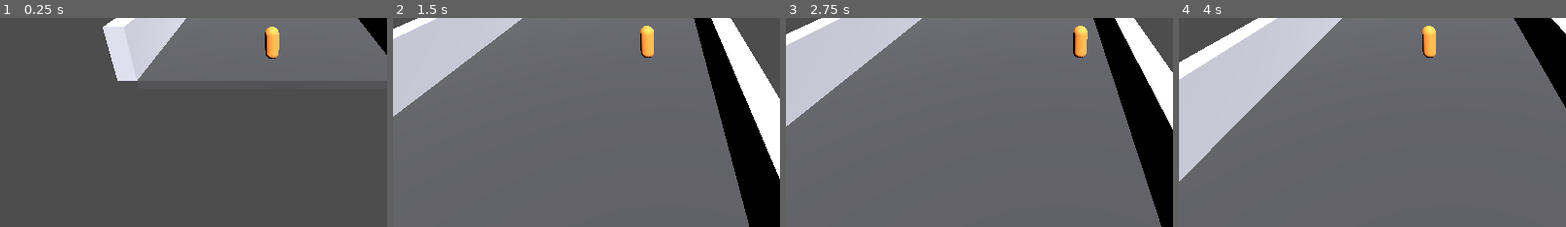
Above: before the commit, frames 1-4 (left to right).
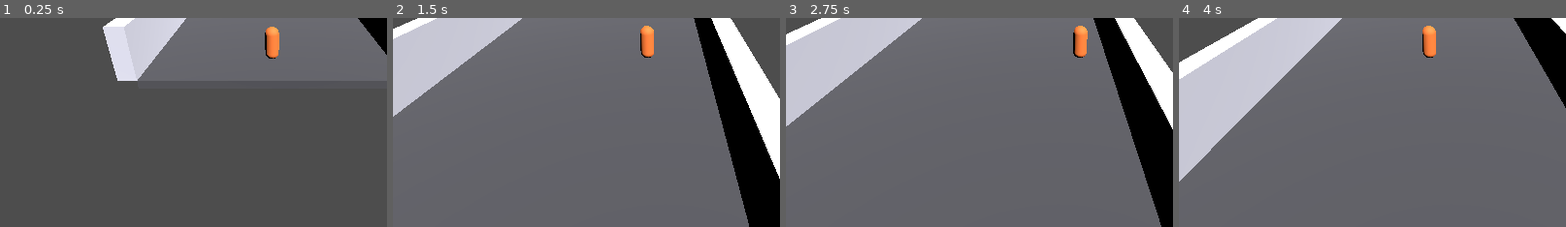
Above: after the commit, the same moments.

Repository: RayCoolsen/dude-gate-mutiplicator-and-other-operations-wars-the-game-walk-simulator-official-genau
Game: Godot game, scene res://scenes/main.tscn
Two runs of this game, one before a commit and one after it. Both use one fixed random seed, a clock stepped at 60 frames per second and the inputs below.
Inputs:
- Up to frame 1 (0.25 s): no input
- Up to frame 2 (1.5 s): hold Right (ui_right) 0.53-1.28 s; hold Left (ui_left) from 1.28 s (still down)
- Up to frame 3 (2.75 s): release Left (ui_left) at 2.03 s; hold Right (ui_right) from 2.03 s (still down)
- Up to frame 4 (4 s): release Right (ui_right) at 3.53 s; hold Left (ui_left) from 3.53 s (still down)
The pictures show only the part of the screen within x 15-65%, y 41-91%; the shares and areas given below are measured in that part.

The runs differ from the first frame. In frame 1, 0.4% of the frame differs, in the area x 68-73%, y 4-19%; in frame 2, 0.4%; in frame 3, 0.4%; in frame 4, 0.5%, in the area x 62-67%, y 3-19%.

Commit message:
Add random player color and update scene nodes
Migrate Level_01.tscn to include scene uid, node unique_id attributes and replace position properties with Transform3D entries for instantiated ChoiceRow nodes (refreshes scene metadata/transform representation). In scripts/player.gd add an onready mesh_instance, call randomize() in _ready(), and implement _apply_random_color() which assigns a new StandardMaterial3D with a random HSV albedo and set roughness. Existing gameplay logic (movement, apply_gate, count signaling) is preserved.

Diff:
--- a/scenes/level_01.tscn
+++ b/scenes/level_01.tscn
@@ -1,4 +1,4 @@
-[gd_scene load_steps=8 format=3]
+[gd_scene format=3 uid="uid://b5ay6destxxa7"]
 
 [ext_resource type="PackedScene" path="res://scenes/gate_choice_row.tscn" id="1_gate_row"]
 
@@ -20,82 +20,67 @@
 [sub_resource type="BoxMesh" id="BoxMesh_wall"]
 size = Vector3(1, 3, 500)
 
-[node name="Level_01" type="Node3D"]
+[node name="Level_01" type="Node3D" unique_id=29837159]
 
-[node name="Ground" type="StaticBody3D" parent="."]
+[node name="Ground" type="StaticBody3D" parent="." unique_id=1077318174]
 transform = Transform3D(1, 0, 0, 0, 1, 0, 0, 0, 1, 0, -0.25, -250)
 
-[node name="CollisionShape3D" type="CollisionShape3D" parent="Ground"]
+[node name="CollisionShape3D" type="CollisionShape3D" parent="Ground" unique_id=696151730]
 shape = SubResource("BoxShape3D_ground")
 
-[node name="MeshInstance3D" type="MeshInstance3D" parent="Ground"]
+[node name="MeshInstance3D" type="MeshInstance3D" parent="Ground" unique_id=1091949206]
 material_override = SubResource("StandardMaterial3D_ground")
 mesh = SubResource("BoxMesh_ground")
 
-[node name="LeftWall" type="StaticBody3D" parent="."]
+[node name="LeftWall" type="StaticBody3D" parent="." unique_id=528325664]
 transform = Transform3D(1, 0, 0, 0, 1, 0, 0, 0, 1, -7.5, 1.5, -250)
 
-[node name="CollisionShape3D" type="CollisionShape3D" parent="LeftWall"]
+[node name="CollisionShape3D" type="CollisionShape3D" parent="LeftWall" unique_id=1597506522]
 shape = SubResource("BoxShape3D_wall")
 
-[node name="MeshInstance3D" type="MeshInstance3D" parent="LeftWall"]
+[node name="MeshInstance3D" type="MeshInstance3D" parent="LeftWall" unique_id=301186573]
 material_override = SubResource("StandardMaterial3D_wall")
 mesh = SubResource("BoxMesh_wall")
 
-[node name="RightWall" type="StaticBody3D" parent="."]
+[node name="RightWall" type="StaticBody3D" parent="." unique_id=94410614]
 transform = Transform3D(1, 0, 0, 0, 1, 0, 0, 0, 1, 7.5, 1.5, -250)
 
-[node name="CollisionShape3D" type="CollisionShape3D" parent="RightWall"]
+[node name="CollisionShape3D" type="CollisionShape3D" parent="RightWall" unique_id=876584506]
 shape = SubResource("BoxShape3D_wall")
 
-[node name="MeshInstance3D" type="MeshInstance3D" parent="RightWall"]
+[node name="MeshInstance3D" type="MeshInstance3D" parent="RightWall" unique_id=1073015397]
 material_override = SubResource("StandardMaterial3D_wall")
 mesh = SubResource("BoxMesh_wall")
 
-[node name="Sun" type="DirectionalLight3D" parent="."]
+[node name="Sun" type="DirectionalLight3D" parent="." unique_id=2049164808]
 transform = Transform3D(0.8253356, -0.44229966, 0.3509874, 0, 0.62161, 0.7833269, -0.5646425, -0.6465076, 0.51303685, 0, 0, 0)
 light_energy = 3.0
 
-[node name="ChoiceRow01" parent="." instance=ExtResource("1_gate_row")]
-position = Vector3(0, 0, -50)
-lane_count = 2
-left_operation = "add"
-left_value = 10
-right_operation = "mul"
-right_value = 2
+[node name="ChoiceRow01" parent="." unique_id=888878083 instance=ExtResource("1_gate_row")]
+transform = Transform3D(1, 0, 0, 0, 1, 0, 0, 0, 1, 0, 0, -50)
 
-[node name="ChoiceRow02" parent="." instance=ExtResource("1_gate_row")]
-position = Vector3(0, 0, -95)
+[node name="ChoiceRow02" parent="." unique_id=2024397640 instance=ExtResource("1_gate_row")]
+transform = Transform3D(1, 0, 0, 0, 1, 0, 0, 0, 1, 0, 0, -95)
 lane_count = 3
 left_operation = "sub"
 left_value = 3
-center_operation = "add"
 center_value = 8
-right_operation = "mul"
-right_value = 2
 
-[node name="ChoiceRow03" parent="." instance=ExtResource("1_gate_row")]
-position = Vector3(0, 0, -140)
-lane_count = 2
-left_operation = "add"
+[node name="ChoiceRow03" parent="." unique_id=1439494072 instance=ExtResource("1_gate_row")]
+transform = Transform3D(1, 0, 0, 0, 1, 0, 0, 0, 1, 0, 0, -140)
 left_value = 20
 right_operation = "div"
-right_value = 2
 
-[node name="ChoiceRow04" parent="." instance=ExtResource("1_gate_row")]
-position = Vector3(0, 0, -185)
+[node name="ChoiceRow04" parent="." unique_id=720646018 instance=ExtResource("1_gate_row")]
+transform = Transform3D(1, 0, 0, 0, 1, 0, 0, 0, 1, 0, 0, -185)
 lane_count = 3
 left_operation = "mul"
 left_value = 2
-center_operation = "add"
 center_value = 12
 right_operation = "sub"
 right_value = 5
 
-[node name="ChoiceRow05" parent="." instance=ExtResource("1_gate_row")]
-position = Vector3(0, 0, -230)
-lane_count = 2
-left_operation = "add"
+[node name="ChoiceRow05" parent="." unique_id=1030797213 instance=ExtResource("1_gate_row")]
+transform = Transform3D(1, 0, 0, 0, 1, 0, 0, 0, 1, 0, 0, -230)
 left_value = 15
-right_operation = "mul"
 right_value = 3
--- a/scripts/player.gd
+++ b/scripts/player.gd
@@ -6,6 +6,12 @@
 @export var side_speed: float = 12.0
 @export var side_limit: float = 6.0
 @export var count: int = 5
+
+@onready var mesh_instance: MeshInstance3D = $MeshInstance3D
+
+func _ready() -> void:
+	randomize()
+	_apply_random_color()
 
 func _physics_process(delta: float) -> void:
 	var input_dir := Input.get_axis("ui_left", "ui_right")
@@ -37,3 +43,15 @@
 	count = max(count, 0)
 	count_changed.emit(count)
 	print("Neuer Count:", count)
+
+func _apply_random_color() -> void:
+	var material := StandardMaterial3D.new()
+
+	var hue := randf()
+	var saturation := randf_range(0.65, 0.95)
+	var value_brightness := randf_range(0.75, 1.0)
+
+	material.albedo_color = Color.from_hsv(hue, saturation, value_brightness)
+	material.roughness = 0.8
+
+	mesh_instance.material_override = material
